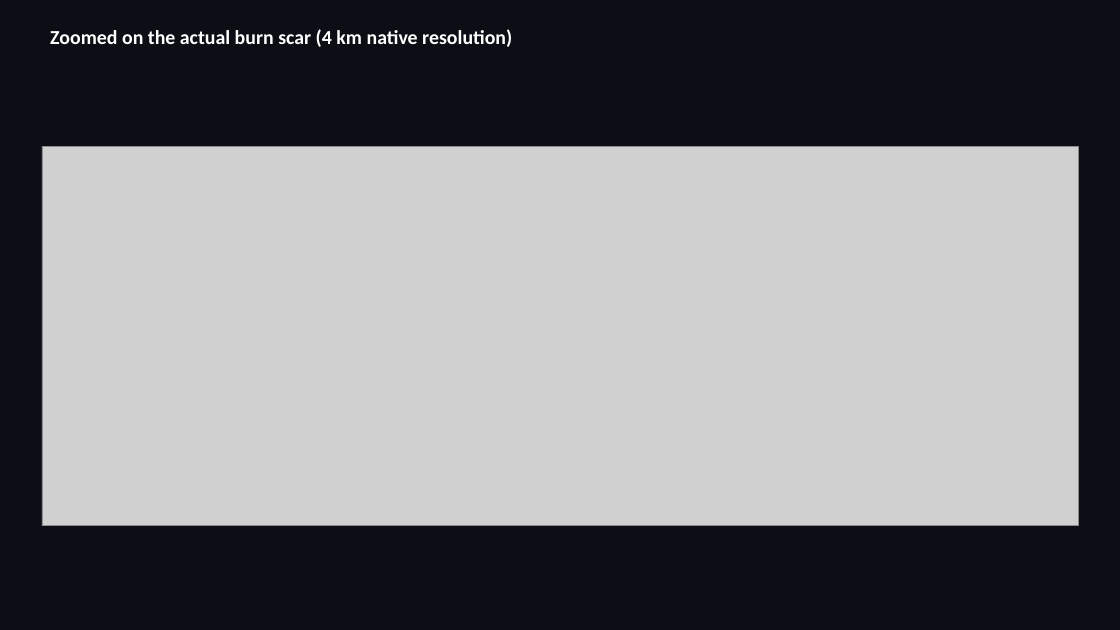
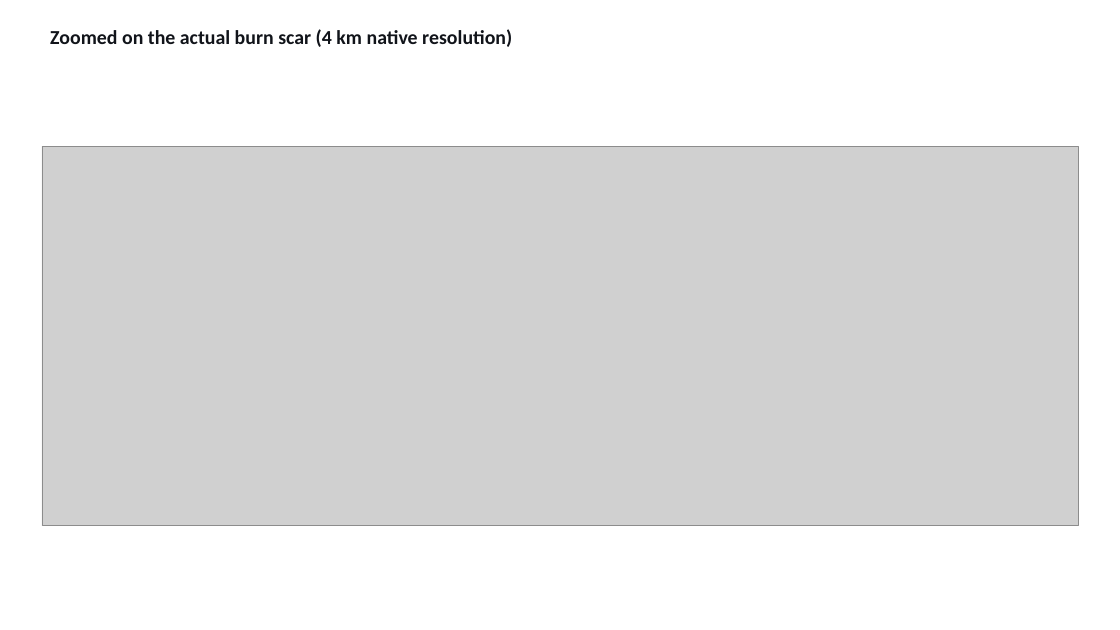
Before and after one commit to milhud/diffusion_downscaling_model, a slide deck: slide 20 of results/corrdiff_comparison/corrdiff_benchmark_slides.pptx. Drawn at 1120x630 pixels with LibreOffice and Linux fonts; fonts in the diff are those of the drawing; grey boxes stand for pictures. Boxes give left, top, right and bottom in pixels: in the first picture for what was removed or moved away, otherwise in the second. Text is boxed around its words. In the diff, an @@ line names an element or a change of style, - is before the commit and + after.

Commit message:
Switch slide deck to white background for Google Slides import

```diff
--- a/results/corrdiff_comparison/corrdiff_benchmark_slides.pptx
+++ b/results/corrdiff_comparison/corrdiff_benchmark_slides.pptx
@@ background #0B0E14 to #FFFFFF @@
@@ text "Zoomed on the actual burn ..." at [50,29,512,47]: text colour #FFFFFF to #11141A @@
```
Also in this commit, not shown: 21 other slides changed.
